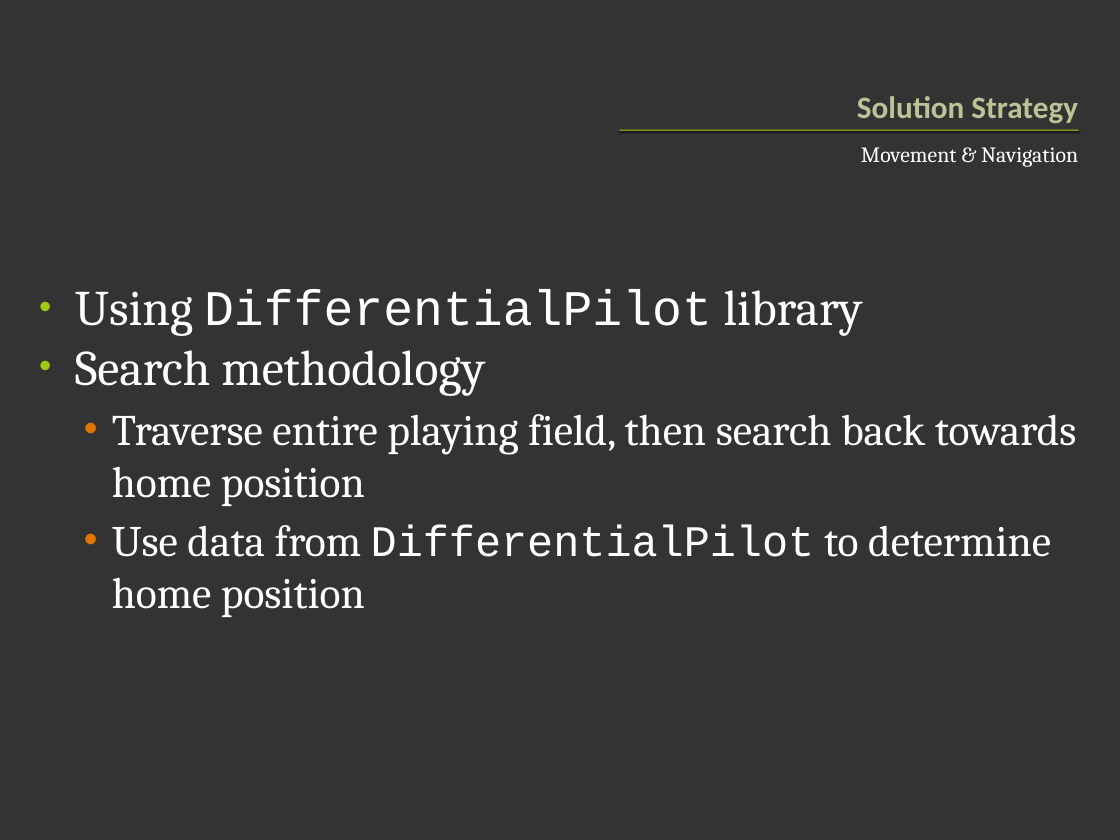
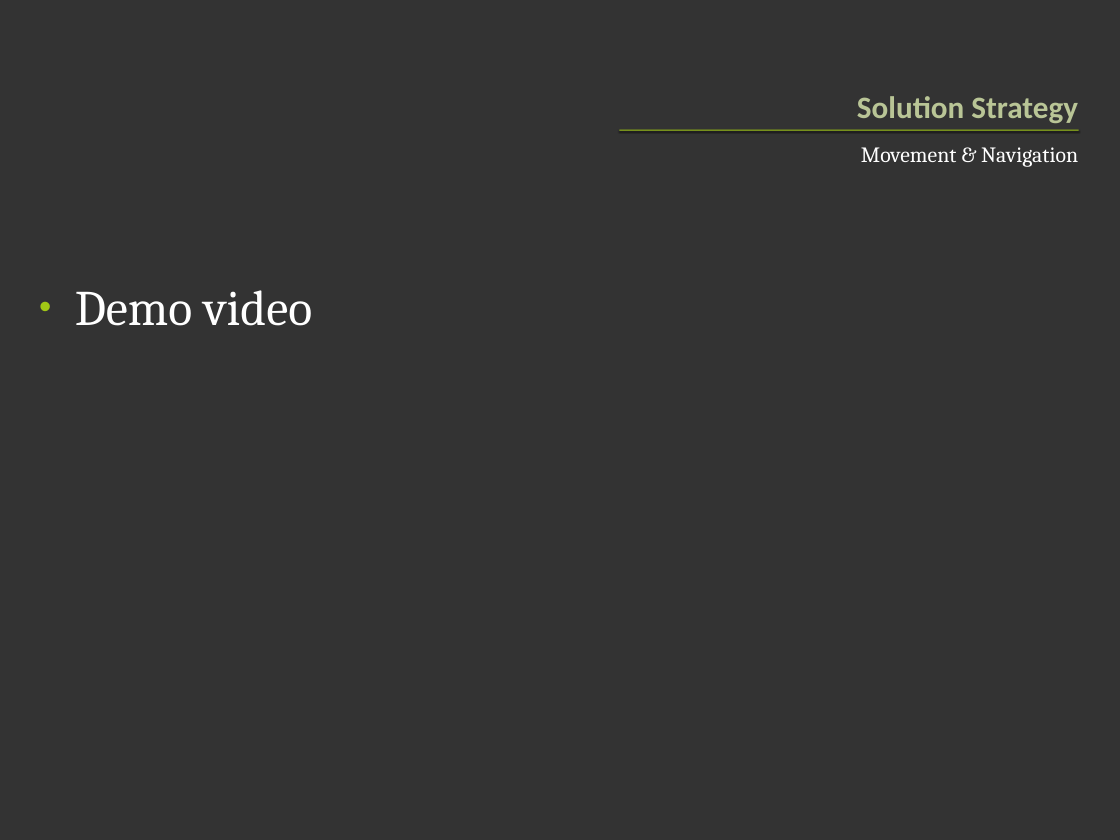
Before and after one commit to greck/0xDEADBEEF, a slide deck: slide 6 of PRES.pptx (slide 4 before the commit). Drawn at 1120x840 pixels with LibreOffice and Linux fonts; fonts in the diff are those of the drawing. Boxes give left, top, right and bottom in pixels: in the first picture for what was removed or moved away, otherwise in the second. Text is boxed around its words. In the diff, an @@ line names an element or a change of style, - is before the commit and + after.

```diff
--- a/PRES.pptx
+++ b/PRES.pptx
@@ text at [75,290,312,326]: text changed; size 28 to 32 pt @@
-• Using DifferentialPilot library
-• Search methodology
-  • Traverse entire playing field, then search back towards home position
-  • Use data from DifferentialPilot to determine home position
+• Demo video
```
Also in this commit, not shown: 3 other slides changed, 8 slides added, 1 slide removed.
